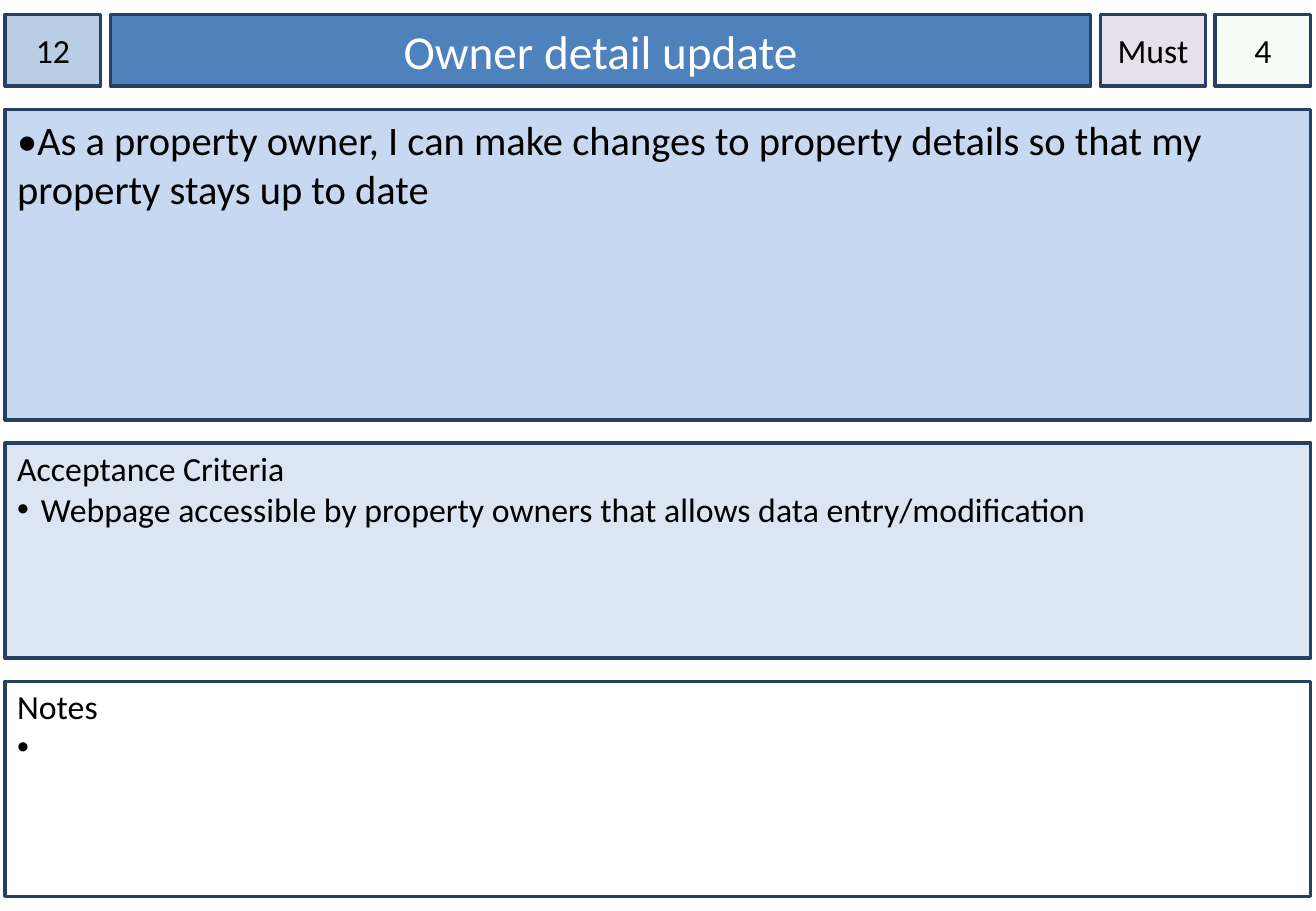
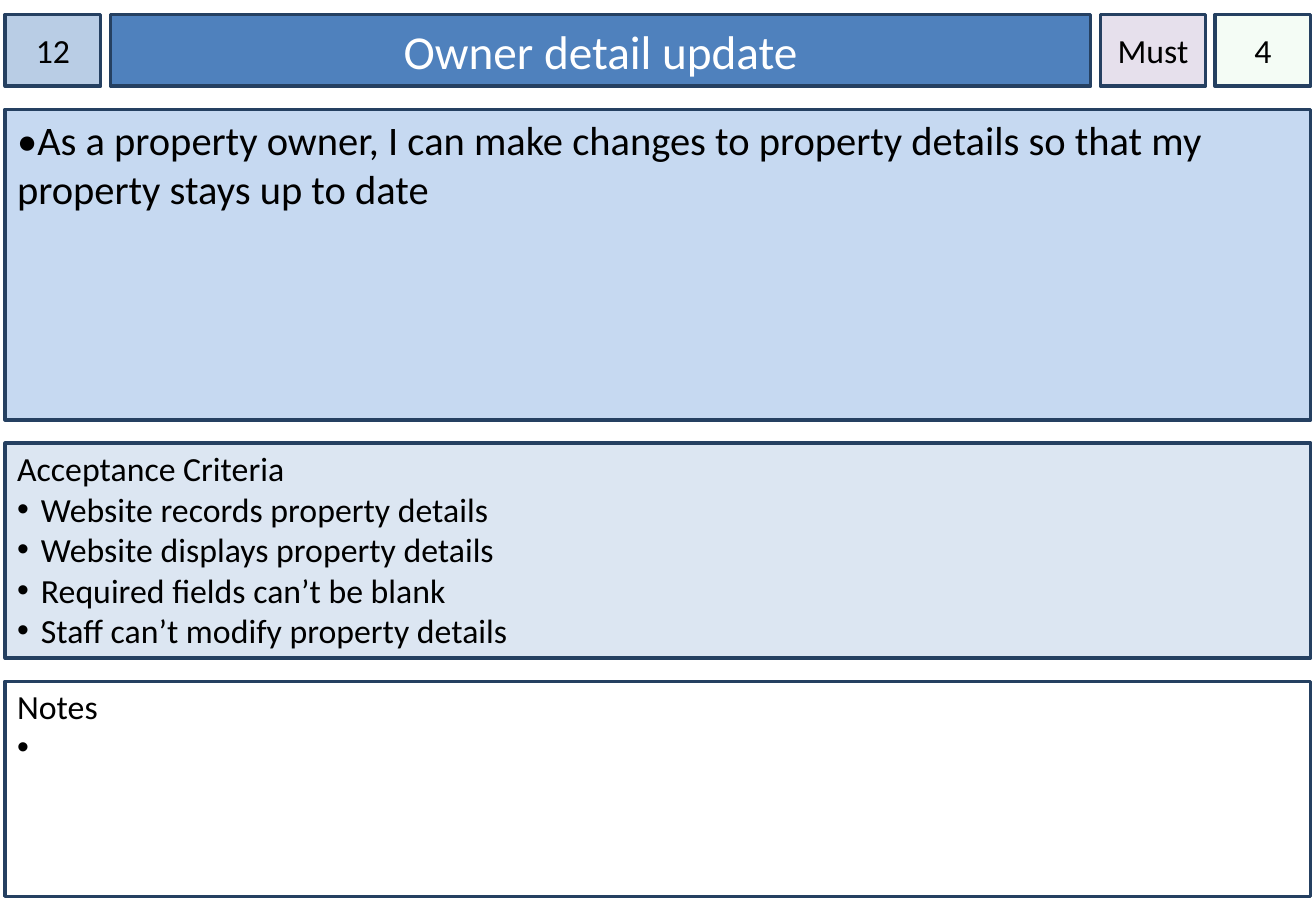
Before and after one commit to mdeclosey/IFB299, a slide deck: slide 13 of Documentation/Story Cards.pptx. Drawn at 1316x911 pixels with LibreOffice and Linux fonts; fonts in the diff are those of the drawing. Boxes give left, top, right and bottom in pixels: in the first picture for what was removed or moved away, otherwise in the second. Text is boxed around its words. In the diff, an @@ line names an element or a change of style, - is before the commit and + after.

```diff
--- a/Documentation/Story Cards.pptx
+++ b/Documentation/Story Cards.pptx
@@ text in rectangle at (41, 498, 507, 649): text changed @@
-• Webpage accessible by property owners that allows data entry/modification
+• Website records property details
+• Website displays property details
+• Required fields can’t be blank
+• Staff can’t modify property details
```
Also in this commit, not shown: 16 other slides changed, 1 slide removed, 1 other file.
